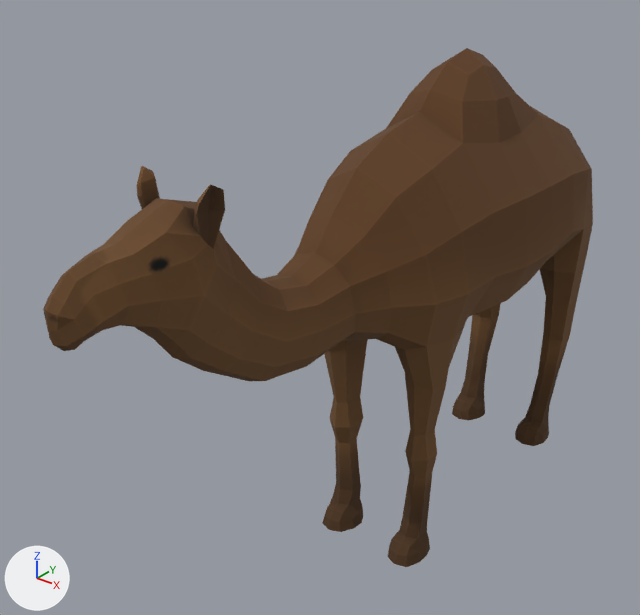
A saved change to the glTF model client/public/models/npcs/Camel.glb.
Both versions are drawn from a camera (50 mm lens) standing at (1.38, -2.25, 2.07) and looking at (-0.17, -0.31, 0.87). Every picture has the same lights, and +X, +Y and +Z are marked at lower left. The picture after the commit comes second. Vertices at exactly the same position are counted once.

The first picture shows 'DromedaryCamels_Mesh'.
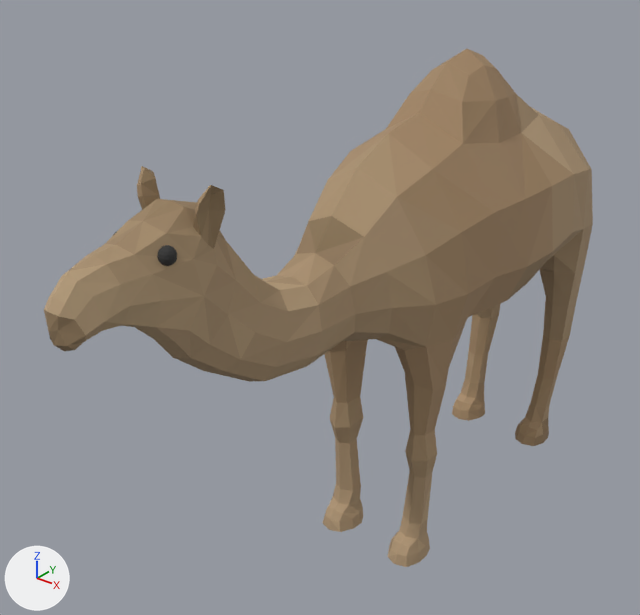
What differs and where, as boxes [x1, y1, x2, y2] in the pictures (640 x 615 px; the box of a moved part takes in the faces that stretch with it):
'DromedaryCamels_Mesh', surface changed, reshaped (lighter): before [43, 48, 593, 567]; after [44, 49, 593, 567]
'CamelEye_R', added: after [158, 245, 177, 266]
part 1 of me_dromedarycamels_mesh_1, moved or reshaped: before [43, 297, 104, 351]; after [44, 297, 104, 351]

Edits to the bpy script that builds the scene:
```text
Change mat_dromedarycamels_mat_002:
    where n0 = _N.new('ShaderNodeBsdfPrincipled'); n0.name = 'Principled BSDF'
    n0.inputs[2].default_value: 1.0 -> 0.85  # 'Roughness'
    remove n2 = _N.new('ShaderNodeTexImage'); n2.name = 'Image Texture'
    remove n2.image = img_dromedarycamels_basecolor
    add n3 = _N.new('ShaderNodeVertexColor'); n3.name = 'Color Attribute'
    remove _L.new(n2.outputs[0], n0.inputs[0])  # 'Color' to 'Base Color'
    add _L.new(n3.outputs[0], n0.inputs[0])  # 'Color' to 'Base Color'
Change me_dromedarycamels_mesh_1:
    used by ob_dromedarycamels_mesh; location = (0.0, 0.0, 0.0)
    remove me_dromedarycamels_mesh_1.from_pydata(...)  # 588 vertices, 1172 faces; spans x -0.32..0.32, y -1.37..0.94, z 0.0..1.6
    add me_dromedarycamels_mesh_1.from_pydata(...)  # 605 vertices, 1172 faces; spans x -0.32..0.32, y -1.37..0.94, z 0.0..1.6
    me_dromedarycamels_mesh_1 part 1
    33 faces are deleted
    17 vertices are added at x -0.06..0.06, y -1.37..-1.27, z 1.21..1.33
    33 new faces join them
Add me_cameleye_r:
    me_cameleye_r.from_pydata(...)  # a UV sphere (12 segments, 8 rings, poles along z) spanning x 0.0495..0.0929, y -1.1388..-1.0954, z 1.3418..1.3852
    me_cameleye_r.materials.append(mat_dromedarycamels_mat_002)
Add ob_cameleye_r:
    ob_cameleye_r = bpy.data.objects.new('CamelEye_R', me_cameleye_r)
    ob_cameleye_r.location = (0.0, 0.0, 0.0)
```
